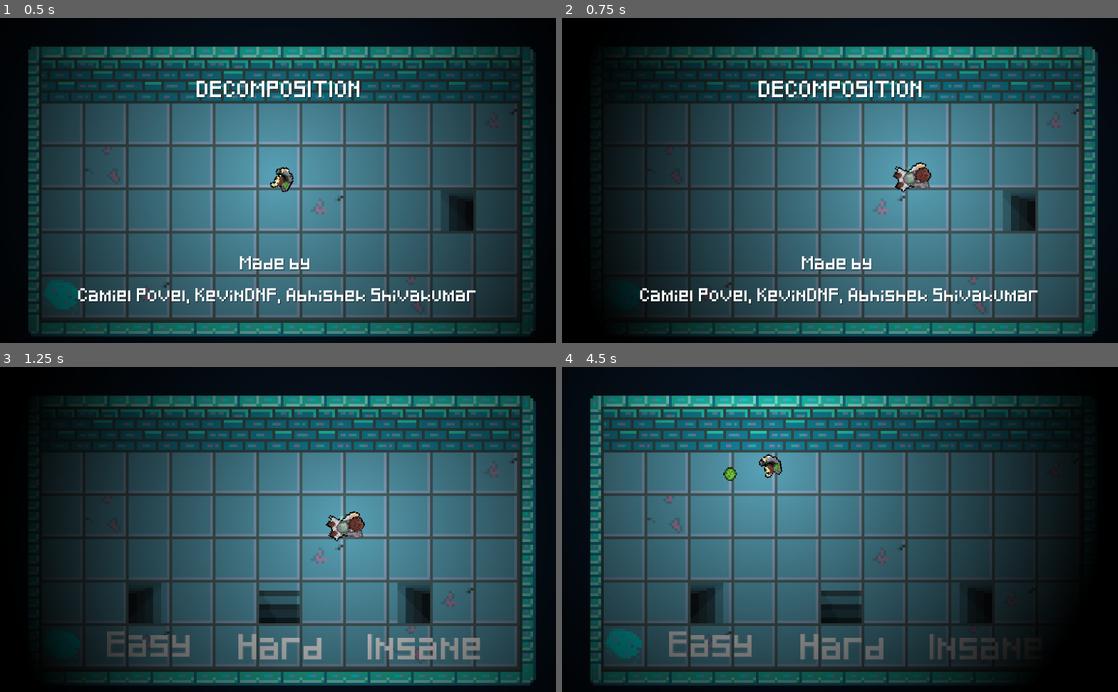
Above: before the commit, frames 1-4 (two rows, left to right).
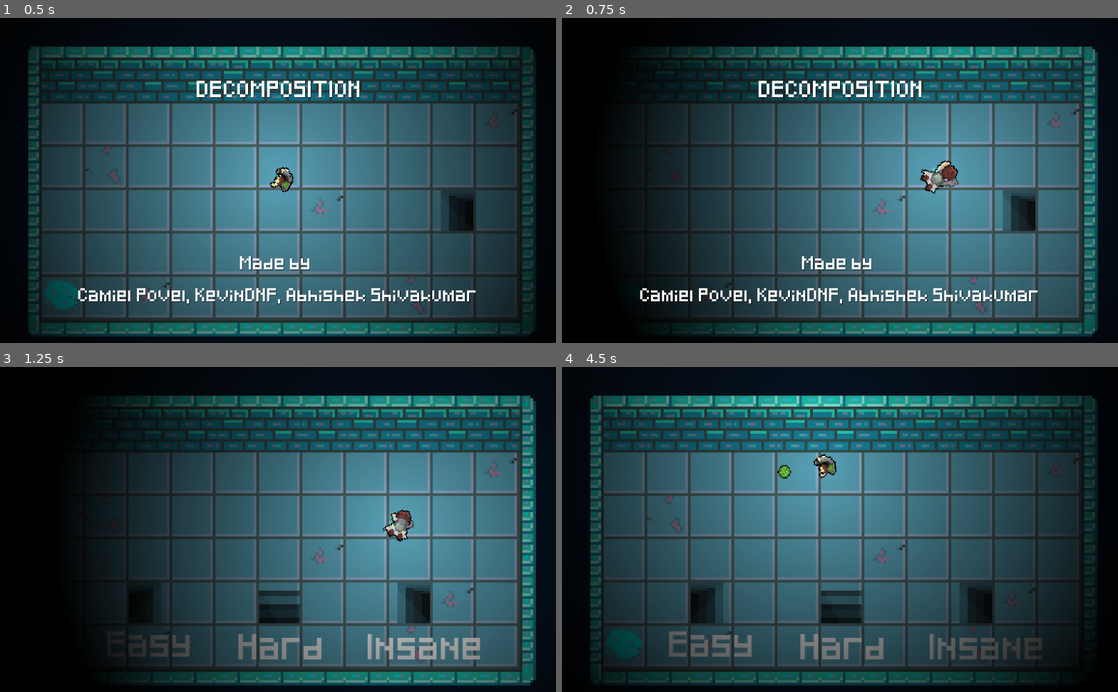
Above: after the commit, the same moments.

Repository: godofecht/Decomposition-Godofecht
Game: Godot game, scene res://MainScreen/MainScreen.tscn
Same seed, same stepped clock (60 frames per second), same inputs: the game is played once before the commit and once after it.
Inputs (mouse positions are in pixels of both pictures, inside the frame that each line leads up to):
- Up to frame 1 (0.5 s): no input
- Up to frame 2 (0.75 s): tap Enter at 0.5 s; move the mouse to (962, 164) at 0.52 s; hold Right from 0.53 s (still down); hold Space from 0.53 s (still down)
- Up to frame 3 (1.25 s): keep holding Right; keep holding Space
- Up to frame 4 (4.5 s): move the mouse to (728, 545) at 1.27 s; release Right at 1.28 s; release Space at 1.28 s; hold Down 1.28-2.03 s; tap S (KEY_DOWN) at 1.35 s; tap Space at 1.52, 1.55, 1.82, 2.3, 3.02, 3.05, 3.32, 3.77, 3.8, 4.07 s; move the mouse to (895, 458) at 2.02 s; hold Right 2.03-2.78 s; hold A (KEY_LEFT) 2.03-2.78 s; move the mouse to (812, 594) at 2.77 s; hold Up 2.78-3.53 s; tap D (KEY_RIGHT) at 2.85 s; move the mouse to (1006, 578) at 3.52 s; hold W (KEY_UP) 3.53-4.28 s; hold Left from 3.53 s (still down); move the mouse to (673, 480) at 4.27 s; click (673, 480) at 4.35 s

Frame 1 is identical in both runs. In frame 2, 0.8% of the frame differs, in the area x 59-72%, y 43-55%; in frame 3, 32%, in the area x 5-97%, y 8-98%; in frame 4, 30%.

Commit message:
added dash_multiplier and set to 2.7

Diff:
--- a/Player/Player.gd
+++ b/Player/Player.gd
@@ -42,9 +42,11 @@
 var bCanDash = true
 var dashTimer = 0.0
 var isDashin = false
-
+var dash_multiplier = 2.7
 
 var input_vector
+
+
 
 
 #for some reason setget doesn't work. IDK why can't be asked to solve it
@@ -157,7 +159,7 @@
 	AnimationState.travel("Dash")
 	OnDashSFX.play()
 	bCanDash = false
-	velocity = velocity.move_toward(input_vector * MAX_SPEED*2, ACCELERATION*3)
+	velocity = velocity.move_toward(input_vector * MAX_SPEED*dash_multiplier, ACCELERATION*3)
 	if($Camera2D != null):
 		$Camera2D.small_shake()
 
